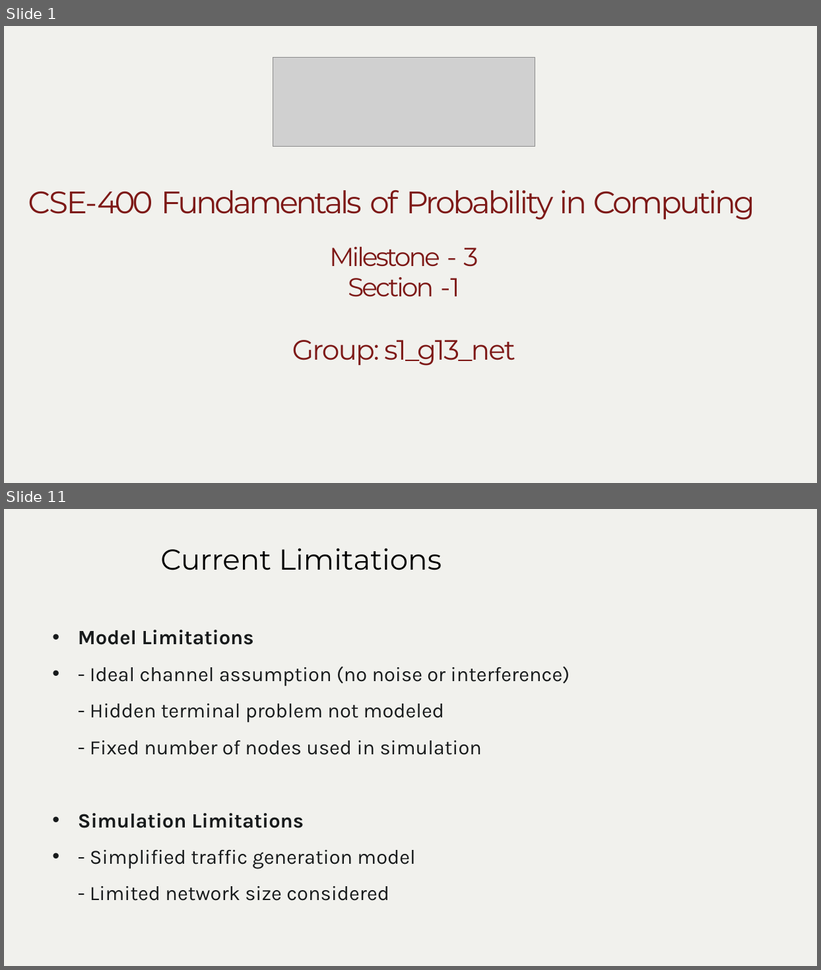
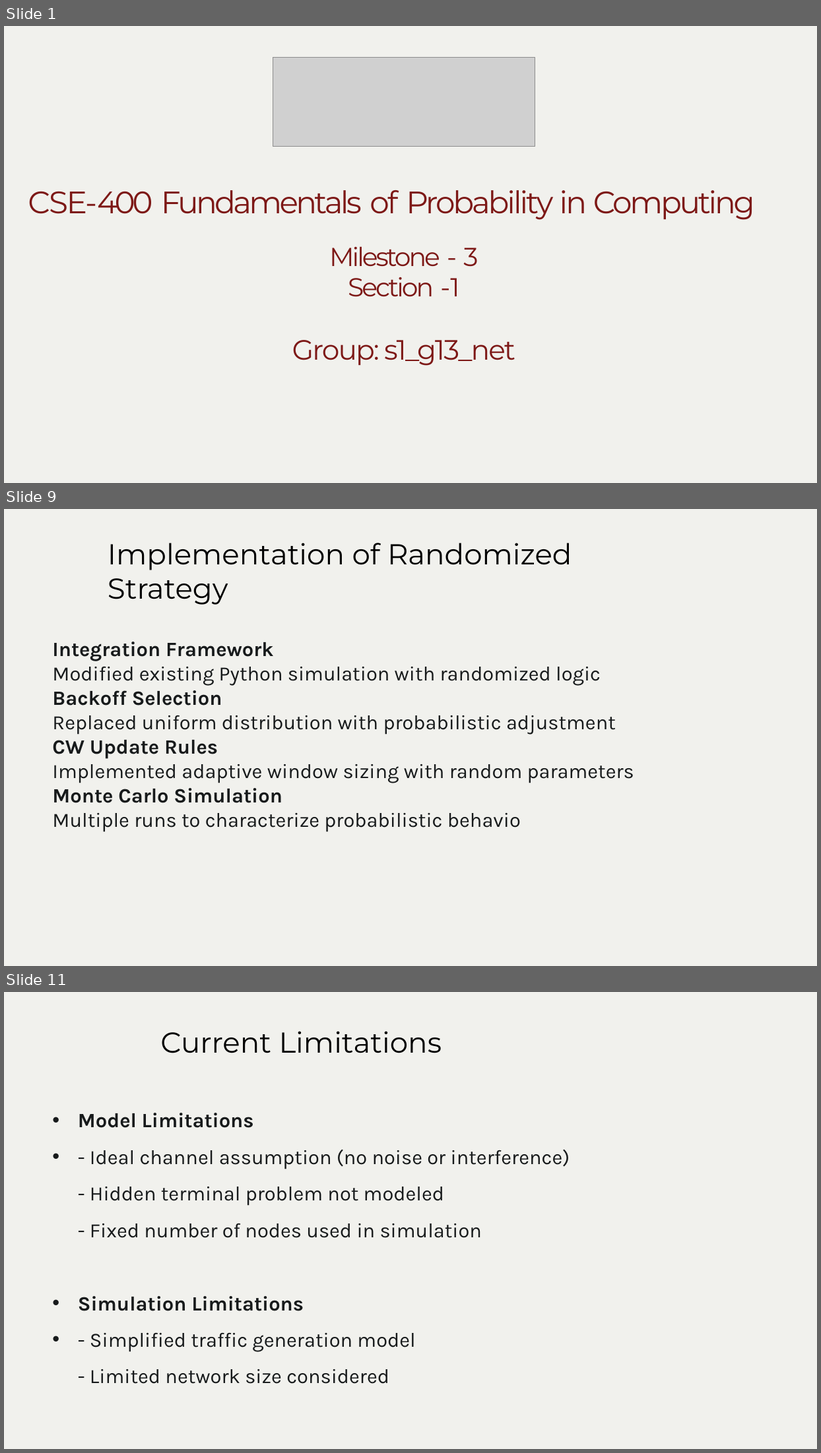
Before and after one commit to pratika719/beb-probabilistic-network-simulator, a slide deck: g13_s1_net/Milestone-3_s1_g13_net/PPT for video/Milestone 3_ppt.pptx. Shown one above the other, each under a label of ours: slides 1 and 11 before the commit, slides 1, 9 and 11 after it; the slides between them are not shown. The pictures are 821x970 and 821x1453 pixels, drawn with LibreOffice and Linux fonts; fonts in the diff are those of the drawing; grey boxes stand for pictures; background and template pictures are left out. Boxes give left, top, right and bottom in pixels: in the first picture for what was removed or moved away, otherwise in the second. Text is boxed around its words. In the diff, an @@ line names an element or a change of style, - is before the commit and + after.

```diff
--- a/g13_s1_net/Milestone-3_s1_g13_net/PPT for video/Milestone 3_ppt.pptx
+++ b/g13_s1_net/Milestone-3_s1_g13_net/PPT for video/Milestone 3_ppt.pptx
@@ slide 9 added at bbox=[4, 509, 817, 966], background #FFFFFF; not listed: 1 template element that a slide beside it also shows @@
@@ title added at bbox=[108, 543, 572, 605], 51 pt, text #000000 @@
+Implementation of Randomized Strategy
@@ text added at bbox=[52, 642, 634, 832], 36 pt, text #171A1B @@
+Integration Framework
+Modified existing Python simulation with randomized logic
+Backoff Selection
+Replaced uniform distribution with probabilistic adjustment
+CW Update Rules
+Implemented adaptive window sizing with random parameters
+Monte Carlo Simulation
+Multiple runs to characterize probabilistic behavio
```
Also in this commit, not shown: 6 slides changed, 4 other slides added, 5 slides removed, 3 other files.
